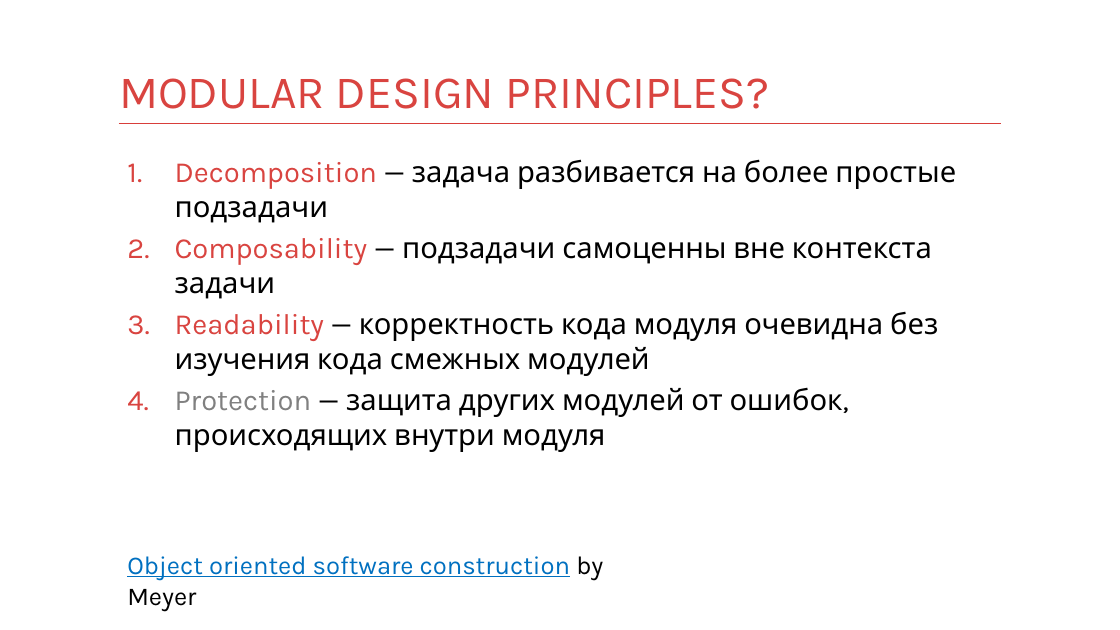
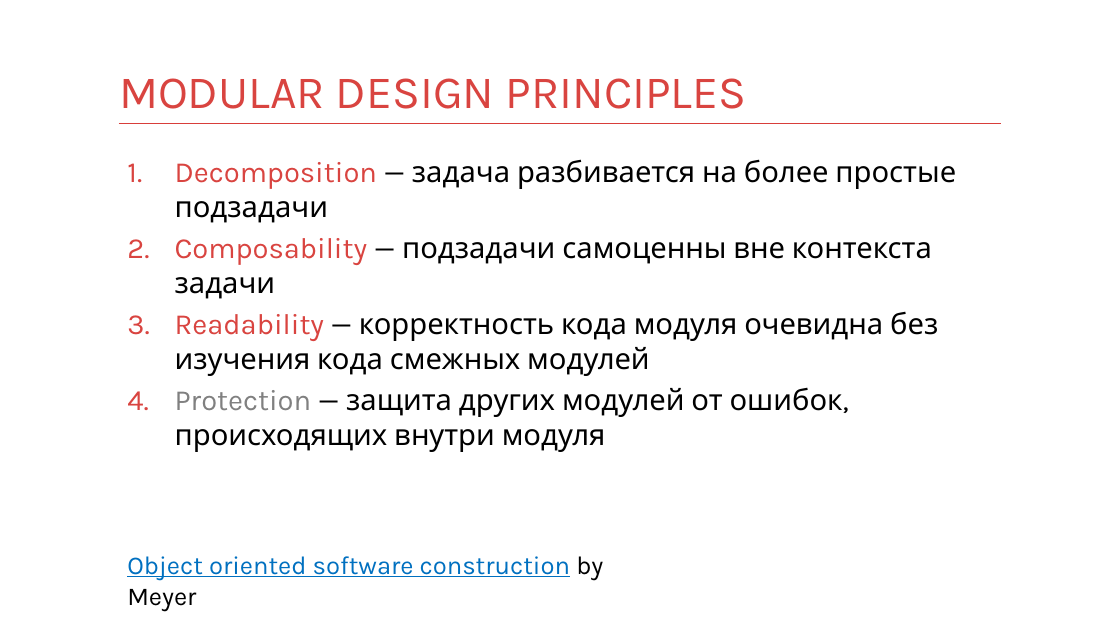
Before and after one commit to kontur-courses/clean-code, a slide deck: slide 14 of clean-code-c#.pptx. Drawn at 1120x630 pixels with LibreOffice and Linux fonts; fonts in the diff are those of the drawing. Boxes give left, top, right and bottom in pixels: in the first picture for what was removed or moved away, otherwise in the second. Text is boxed around its words. In the diff, an @@ line names an element or a change of style, - is before the commit and + after.

Commit message:
add more tips into c# presentatio

```diff
--- a/clean-code-c#.pptx
+++ b/clean-code-c#.pptx
@@ title at [119, 78, 747, 109]: text changed @@
-MODULAR DESIGN PRINCIPLES?
+MODULAR DESIGN PRINCIPLES
```
